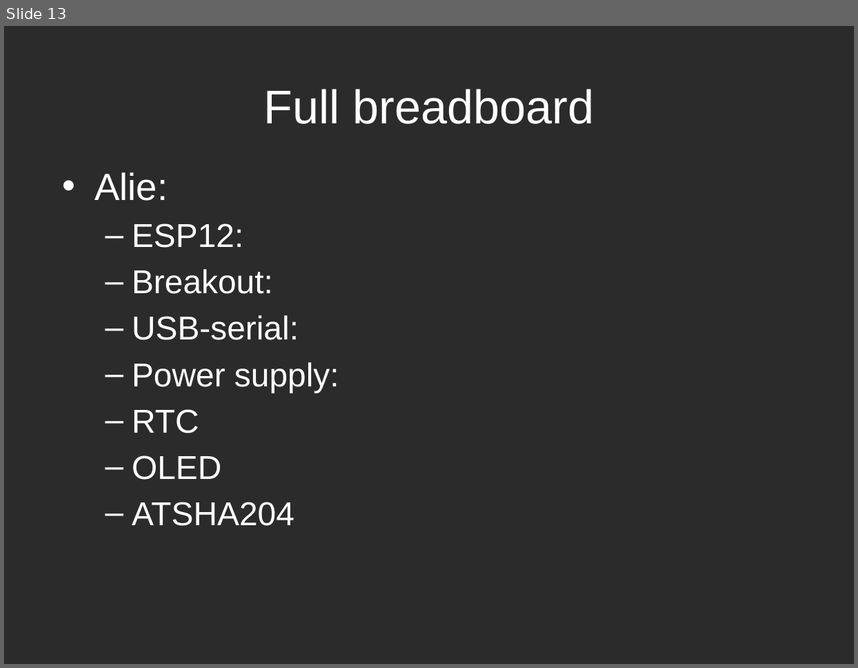
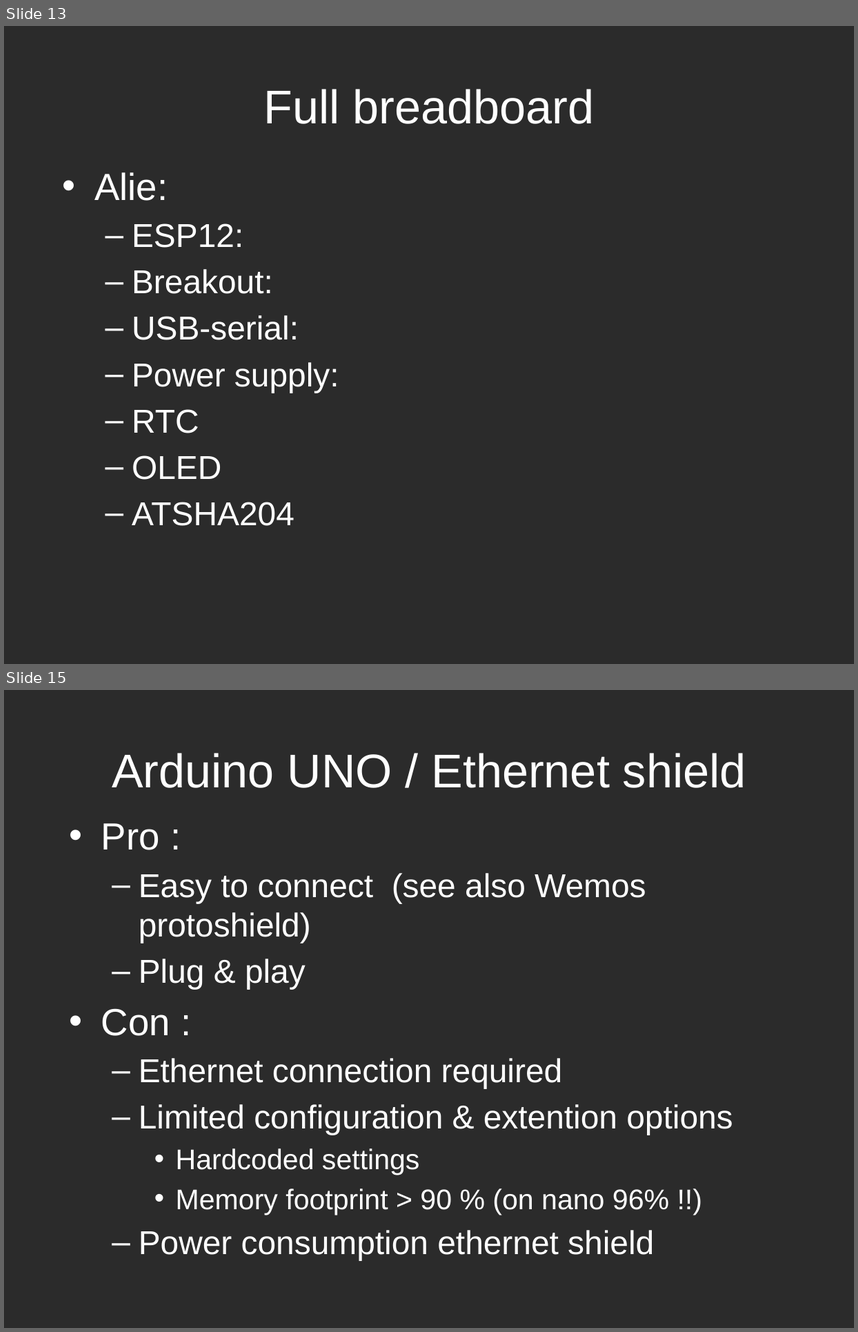
Before and after one commit to WSNhub/WSN-at-Work, a slide deck: workshop3x/WSNatwork - workshop3.pptx. Shown one above the other, each under a label of ours: slide 13 before the commit, slides 13 and 15 after it; the slides between them are not shown. The pictures are 858x668 and 858x1332 pixels, drawn with LibreOffice and Linux fonts; fonts in the diff are those of the drawing; background and template pictures are left out; a plain dark background stands for a picture behind light text. Boxes give left, top, right and bottom in pixels: in the first picture for what was removed or moved away, otherwise in the second. Text is boxed around its words. In the diff, an @@ line names an element or a change of style, - is before the commit and + after.

Commit message:
Added Arduino UNO alternative

```diff
--- a/workshop3x/WSNatwork - workshop3.pptx
+++ b/workshop3x/WSNatwork - workshop3.pptx
@@ slide 15 added at bbox=[4, 690, 854, 1328], background picture (left out) @@
@@ title added at bbox=[112, 753, 746, 788], 40 pt, text #FFFFFF @@
+Arduino UNO / Ethernet shield
@@ text added at bbox=[101, 823, 733, 1261], 28 pt, text #FFFFFF @@
+• Pro :
+  – Easy to connect (see also Wemos protoshield)
+  – Plug & play
+• Con :
+  – Ethernet connection required
+  – Limited configuration & extention options
+    • Hardcoded settings
+    • Memory footprint > 90 % (on nano 96% !!)
+  – Power consumption ethernet shield
```
Also in this commit, not shown: 2 other slides added.
